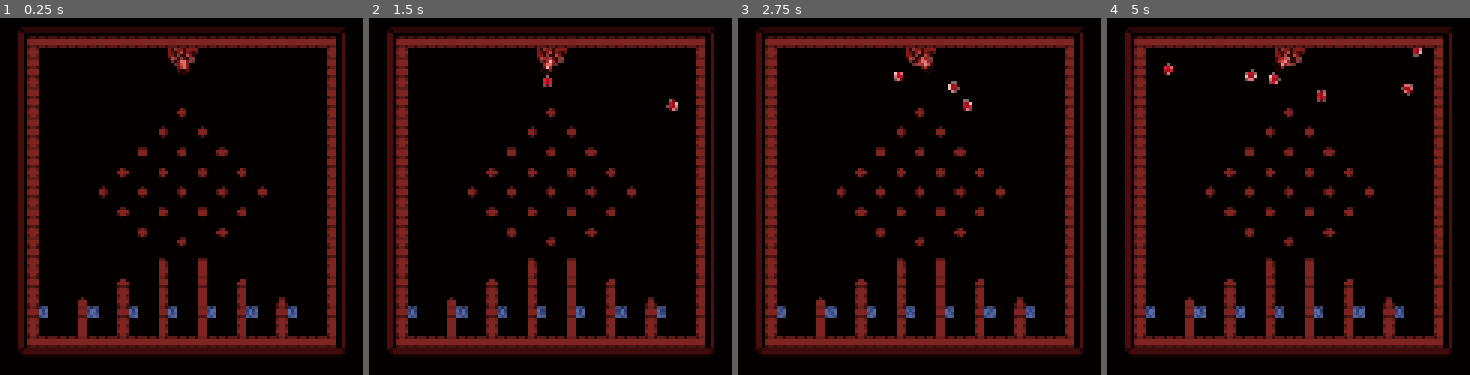
Above: before the commit, frames 1-4 (left to right).
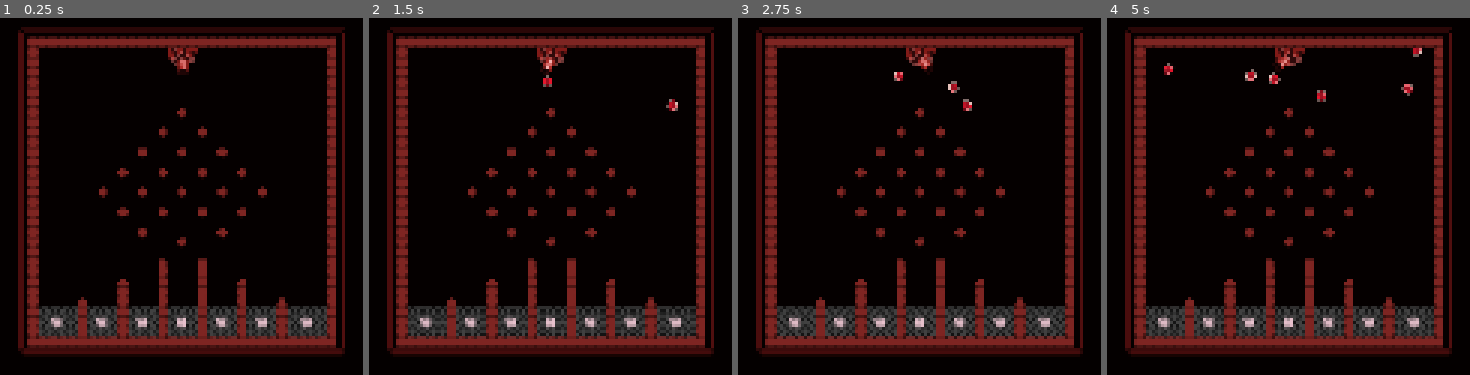
Above: after the commit, the same moments.

Repository: AlwaysAndross/CountdownJam
Game: Godot game, scene res://Scenes/Main.tscn
Same seed, same stepped clock (60 frames per second), same inputs: the game is played once before the commit and once after it.
Inputs (mouse positions are in pixels of both pictures, inside the frame that each line leads up to):
- Up to frame 1 (0.25 s): no input
- Up to frame 2 (1.5 s): tap Enter at 0.5 s; move the mouse to (outside the picture) at 0.52 s; click (outside the picture) at 0.6 s; tap Space at 1.25 s; move the mouse to (outside the picture) at 1.27 s; click (outside the picture) at 1.35 s
- Up to frame 3 (2.75 s): tap Enter at 2 s; move the mouse to (outside the picture) at 2.02 s; click (outside the picture) at 2.1 s
- Up to frame 4 (5 s): move the mouse to (outside the picture) at 2.77 s; click (outside the picture) at 2.85 s; move the mouse to (outside the picture) at 3.52 s; click (outside the picture) at 3.6 s; move the mouse to (outside the picture) at 4.27 s; click (outside the picture) at 4.35 s

The runs differ from the first frame. In frame 1, 4.8% of the frame differs, in the area x 10-91%, y 80-90%; in frame 2, 4.6%; in frame 3, 4.7%; in frame 4, 4.8%.

Commit message:
New_update
Bugfix

Diff:
--- a/Scenes/destroy_zone.tscn
+++ b/Scenes/destroy_zone.tscn
@@ -1,7 +1,9 @@
 [gd_scene format=3 uid="uid://mhh35w6pb8ph"]
 
+[ext_resource type="Script" uid="uid://04vubl5hdgpw" path="res://Scripts/destroy_zone.gd" id="1_tybu2"]
 [ext_resource type="Shader" uid="uid://b7glinmnle0gn" path="res://shaders/move_texture.gdshader" id="2_csiu4"]
 [ext_resource type="Texture2D" uid="uid://b581ey3j78sd7" path="res://Sprites/checker.png" id="2_vwddc"]
+[ext_resource type="FontFile" uid="uid://da53nf7er5aho" path="res://font/BoldPixels.ttf" id="3_csiu4"]
 
 [sub_resource type="ShaderMaterial" id="ShaderMaterial_tybu2"]
 shader = ExtResource("2_csiu4")
@@ -18,8 +20,13 @@
 [sub_resource type="RectangleShape2D" id="RectangleShape2D_fm10b"]
 size = Vector2(8, 8)
 
-[node name="Gravity_zone" type="Area2D" unique_id=163085372]
+[sub_resource type="LabelSettings" id="LabelSettings_tybu2"]
+font = ExtResource("3_csiu4")
+font_color = Color(0.9080532, 0.75950915, 0.8046337, 1)
+
+[node name="Destroy_zone" type="Area2D" unique_id=163085372]
 collision_layer = 0
+script = ExtResource("1_tybu2")
 
 [node name="Sprite2D" type="Sprite2D" parent="." unique_id=1453159832]
 texture_filter = 1
@@ -42,4 +49,15 @@
 shape = SubResource("RectangleShape2D_fm10b")
 debug_color = Color(0.9213405, 0.21114498, 0.47091383, 0.41960785)
 
+[node name="area_HP" type="Label" parent="." unique_id=1010368634]
+z_index = 5
+offset_left = -55.0
+offset_top = -14.0
+offset_right = 55.0
+offset_bottom = 15.0
+text = "99"
+label_settings = SubResource("LabelSettings_tybu2")
+horizontal_alignment = 1
+vertical_alignment = 1
+
 [connection signal="body_entered" from="." to="." method="_on_body_entered"]
--- a/Scenes/gravity_zone.tscn
+++ b/Scenes/gravity_zone.tscn
@@ -1,9 +1,7 @@
 [gd_scene format=3 uid="uid://b2s2qd4tlxmn7"]
 
-[ext_resource type="Script" uid="uid://04vubl5hdgpw" path="res://Scripts/destroy_zone.gd" id="1_t0a2f"]
 [ext_resource type="Shader" uid="uid://b7glinmnle0gn" path="res://shaders/move_texture.gdshader" id="2_12ghj"]
 [ext_resource type="Texture2D" uid="uid://b581ey3j78sd7" path="res://Sprites/checker.png" id="3_icl67"]
-[ext_resource type="FontFile" uid="uid://da53nf7er5aho" path="res://font/BoldPixels.ttf" id="4_ryfv4"]
 
 [sub_resource type="ShaderMaterial" id="ShaderMaterial_tybu2"]
 shader = ExtResource("2_12ghj")
@@ -20,15 +18,8 @@
 [sub_resource type="RectangleShape2D" id="RectangleShape2D_fm10b"]
 size = Vector2(8, 8)
 
-[sub_resource type="LabelSettings" id="LabelSettings_ix18q"]
-font = ExtResource("4_ryfv4")
-font_color = Color(0.9080532, 0.75950915, 0.8046337, 1)
-
-[node name="Destroy_zone" type="Area2D" unique_id=163085372]
+[node name="Gravity_Zone" type="Area2D" unique_id=163085372]
 collision_layer = 0
-script = ExtResource("1_t0a2f")
-has_new_zone = true
-grid_color = Color(0.46435457, 0, 0.09012187, 1)
 
 [node name="Sprite2D" type="Sprite2D" parent="." unique_id=1453159832]
 texture_filter = 1
@@ -52,15 +43,4 @@
 shape = SubResource("RectangleShape2D_fm10b")
 debug_color = Color(0.9213405, 0.21114498, 0.47091383, 0.41960785)
 
-[node name="area_HP" type="Label" parent="." unique_id=1261747417]
-z_index = 5
-offset_left = -55.0
-offset_top = -14.0
-offset_right = 55.0
-offset_bottom = 15.0
-text = "99"
-label_settings = SubResource("LabelSettings_ix18q")
-horizontal_alignment = 1
-vertical_alignment = 1
-
 [connection signal="body_entered" from="." to="." method="_on_body_entered"]
--- a/Scenes/pachinko_nodes/pachinko_node_A1.tscn
+++ b/Scenes/pachinko_nodes/pachinko_node_A1.tscn
@@ -6,7 +6,7 @@
 [ext_resource type="Texture2D" uid="uid://b3304b2vdbjrj" path="res://Sprites/Block.png" id="4_3lpfl"]
 
 [sub_resource type="RectangleShape2D" id="RectangleShape2D_ux5gs"]
-size = Vector2(24, 24)
+size = Vector2(32, 24)
 
 [sub_resource type="TileSetAtlasSource" id="TileSetAtlasSource_3lpfl"]
 texture = ExtResource("4_3lpfl")
@@ -57,7 +57,22 @@
 position = Vector2(16, 12)
 shape = SubResource("RectangleShape2D_ux5gs")
 
-[node name="DestustableBlocks" type="TileMapLayer" parent="DestoryZones/Destroy_zone" index="2" unique_id=218622363]
+[node name="Destroy_zone2" parent="DestoryZones/Destroy_zone" index="2" unique_id=956450642 instance=ExtResource("2_h4fh0")]
+position = Vector2(200, 0)
+
+[node name="CollisionShape2D" parent="DestoryZones/Destroy_zone/Destroy_zone2" index="1" unique_id=111973379]
+position = Vector2(16, 12)
+shape = SubResource("RectangleShape2D_ux5gs")
+
+[node name="DestustableBlocks7" type="TileMapLayer" parent="DestoryZones/Destroy_zone/Destroy_zone2" index="2" unique_id=1142641223]
+z_index = 4
+texture_filter = 1
+position = Vector2(-216, -224)
+tile_map_data = PackedByteArray("AAAbAB8AAAAAAAAAAAAcAB8AAAAAAAAAAAAdAB8AAAAAAAAAAAAeAB8AAAAAAAAAAAA=")
+tile_set = SubResource("TileSet_iskk3")
+physics_quadrant_size = 8
+
+[node name="DestustableBlocks" type="TileMapLayer" parent="DestoryZones/Destroy_zone" index="3" unique_id=218622363]
 z_index = 4
 texture_filter = 1
 position = Vector2(-16, -224)
@@ -65,22 +80,7 @@
 tile_set = SubResource("TileSet_iskk3")
 physics_quadrant_size = 8
 
-[node name="Destroy_zone2" parent="DestoryZones" parent_id_path=PackedInt32Array(2107329434) index="1" unique_id=956450642 instance=ExtResource("2_h4fh0")]
-position = Vector2(216, 224)
-
-[node name="CollisionShape2D" parent="DestoryZones/Destroy_zone2" index="1" unique_id=111973379]
-position = Vector2(12, 12)
-shape = SubResource("RectangleShape2D_ux5gs")
-
-[node name="DestustableBlocks7" type="TileMapLayer" parent="DestoryZones/Destroy_zone2" index="2" unique_id=1142641223]
-z_index = 4
-texture_filter = 1
-position = Vector2(-216, -224)
-tile_map_data = PackedByteArray("AAAbAB8AAAAAAAAAAAAcAB8AAAAAAAAAAAAdAB8AAAAAAAAAAAAeAB8AAAAAAAAAAAA=")
-tile_set = SubResource("TileSet_iskk3")
-physics_quadrant_size = 8
-
-[node name="Destroy_zone3" parent="DestoryZones" parent_id_path=PackedInt32Array(2107329434) index="2" unique_id=293488267 instance=ExtResource("2_h4fh0")]
+[node name="Destroy_zone3" parent="DestoryZones" parent_id_path=PackedInt32Array(2107329434) index="1" unique_id=293488267 instance=ExtResource("2_h4fh0")]
 position = Vector2(184, 224)
 
 [node name="CollisionShape2D" parent="DestoryZones/Destroy_zone3" index="1" unique_id=111973379]
@@ -95,7 +95,7 @@
 tile_set = SubResource("TileSet_iskk3")
 physics_quadrant_size = 8
 
-[node name="Destroy_zone4" parent="DestoryZones" parent_id_path=PackedInt32Array(2107329434) index="3" unique_id=1335759674 instance=ExtResource("2_h4fh0")]
+[node name="Destroy_zone4" parent="DestoryZones" parent_id_path=PackedInt32Array(2107329434) index="2" unique_id=1335759674 instance=ExtResource("2_h4fh0")]
 position = Vector2(56, 224)
 
 [node name="CollisionShape2D" parent="DestoryZones/Destroy_zone4" index="1" unique_id=111973379]
@@ -110,7 +110,7 @@
 tile_set = SubResource("TileSet_iskk3")
 physics_quadrant_size = 8
 
-[node name="Destroy_zone5" parent="DestoryZones" parent_id_path=PackedInt32Array(2107329434) index="4" unique_id=1153396776 instance=ExtResource("2_h4fh0")]
+[node name="Destroy_zone5" parent="DestoryZones" parent_id_path=PackedInt32Array(2107329434) index="3" unique_id=1153396776 instance=ExtResource("2_h4fh0")]
 position = Vector2(88, 224)
 
 [node name="CollisionShape2D" parent="DestoryZones/Destroy_zone5" index="1" unique_id=111973379]
@@ -125,7 +125,7 @@
 tile_set = SubResource("TileSet_iskk3")
 physics_quadrant_size = 8
 
-[node name="Destroy_zone6" parent="DestoryZones" parent_id_path=PackedInt32Array(2107329434) index="5" unique_id=363700687 instance=ExtResource("2_h4fh0")]
+[node name="Destroy_zone6" parent="DestoryZones" parent_id_path=PackedInt32Array(2107329434) index="4" unique_id=363700687 instance=ExtResource("2_h4fh0")]
 position = Vector2(152, 224)
 
 [node name="CollisionShape2D" parent="DestoryZones/Destroy_zone6" index="1" unique_id=111973379]
@@ -140,7 +140,7 @@
 tile_set = SubResource("TileSet_iskk3")
 physics_quadrant_size = 8
 
-[node name="Destroy_zone7" parent="DestoryZones" parent_id_path=PackedInt32Array(2107329434) index="6" unique_id=250722229 instance=ExtResource("2_h4fh0")]
+[node name="Destroy_zone7" parent="DestoryZones" parent_id_path=PackedInt32Array(2107329434) index="5" unique_id=250722229 instance=ExtResource("2_h4fh0")]
 position = Vector2(120, 224)
 
 [node name="CollisionShape2D" parent="DestoryZones/Destroy_zone7" index="1" unique_id=111973379]
@@ -159,7 +159,7 @@
 position = Vector2(132, 24)
 
 [editable path="DestoryZones/Destroy_zone"]
-[editable path="DestoryZones/Destroy_zone2"]
+[editable path="DestoryZones/Destroy_zone/Destroy_zone2"]
 [editable path="DestoryZones/Destroy_zone3"]
 [editable path="DestoryZones/Destroy_zone4"]
 [editable path="DestoryZones/Destroy_zone5"]
